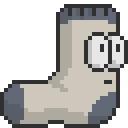
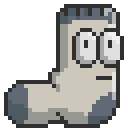
The second 128 × 128 image is a revision of the first. Changes to its layers:
added group "iddle" with 10 layers in group "Mesa de trabajo 1" over [4, 8, 124, 128]
added layer "2" in group "iddle" over [4, 8, 124, 128]
hid group "Grupo 1 copia" (5 layers) over [0, 8, 128, 128]
